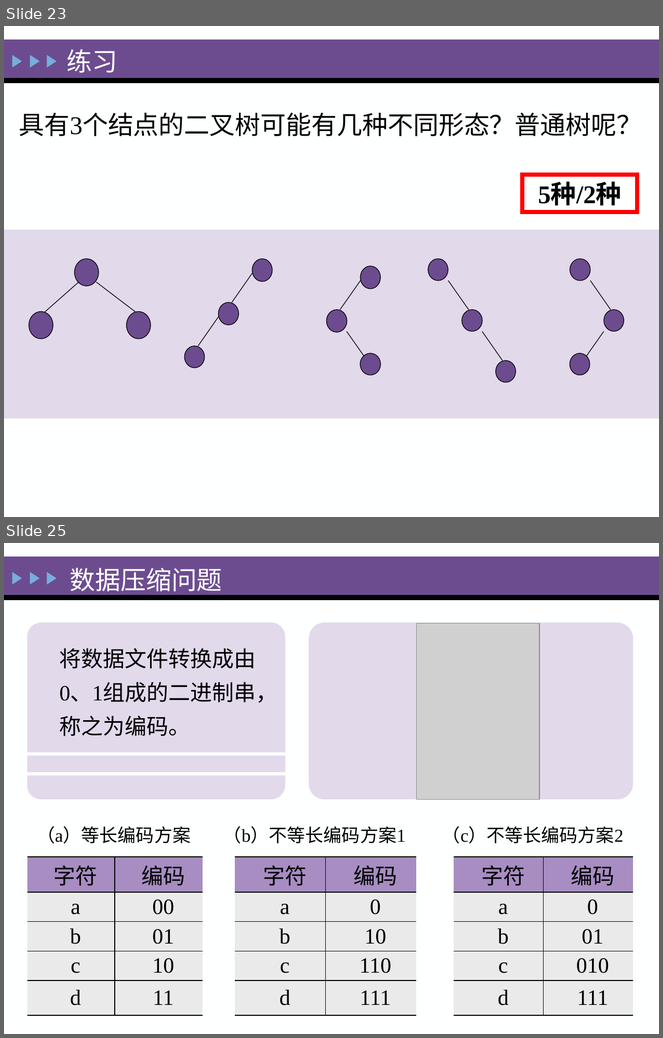
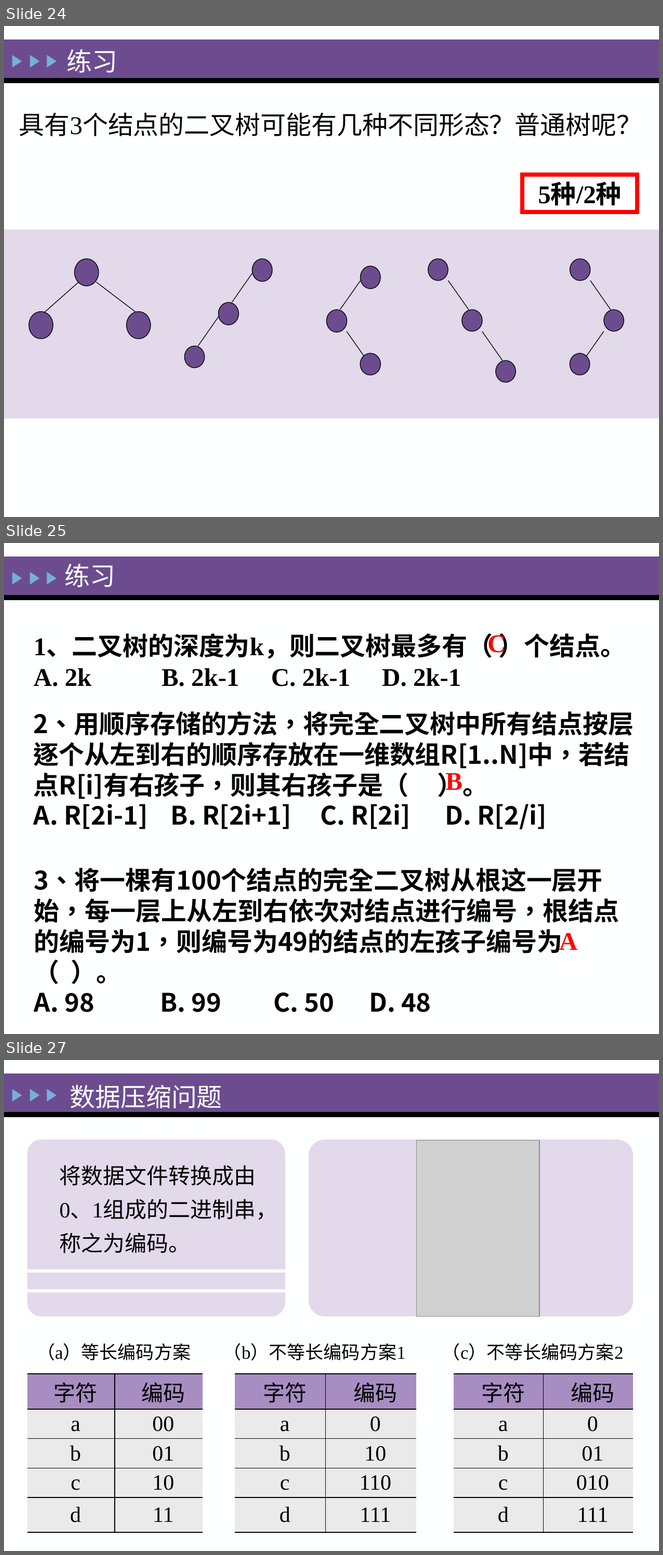
Before and after one commit to zeemeil/zeemeil.github.io, a slide deck: files/2025_1_DS/0402_DS_Tree.pptx. Shown one above the other, each under a label of ours: slides 23 and 25 before the commit, slides 24, 25 and 27 after it; the slides between them are not shown. The pictures are 663x1038 and 663x1555 pixels, drawn with LibreOffice and Linux fonts; fonts in the diff are those of the drawing; grey boxes stand for pictures. Boxes give left, top, right and bottom in pixels: in the first picture for what was removed or moved away, otherwise in the second. Text is boxed around its words. In the diff, an @@ line names an element or a change of style, - is before the commit and + after.

```diff
--- a/files/2025_1_DS/0402_DS_Tree.pptx
+++ b/files/2025_1_DS/0402_DS_Tree.pptx
@@ slide 25 added at (4, 543, 659, 1034), background #FEFFFF; not listed: 5 template elements that a slide beside it also shows @@
@@ text added at (64, 563, 115, 587), 28 pt, text #FEFFFF @@
+练习
@@ text added at (34, 633, 626, 687), 28 pt, text #000000, bold @@
+1、二叉树的深度为k，则二叉树最多有（ ）个结点。
+A. 2k B. 2k-1 C. 2k-1 D. 2k-1
@@ text added at (488, 633, 506, 657), 28 pt, text #FF0000, bold @@
+C
@@ text added at (34, 711, 634, 830), 28 pt, text #000000, bold @@
+2、用顺序存储的方法，将完全二叉树中所有结点按层逐个从左到右的顺序存放在一维数组R[1..N]中，若结点R[i]有右孩子，则其右孩子是（ ）。
+A. R[2i-1] B. R[2i+1] C. R[2i] D. R[2/i]
@@ text added at (445, 773, 463, 790), 28 pt, text #FF0000, bold @@
+B
@@ text added at (34, 868, 619, 1013), 28 pt, text #000000, bold @@
+3、将一棵有100个结点的完全二叉树从根这一层开始，每一层上从左到右依次对结点进行编号，根结点的编号为1，则编号为49的结点的左孩子编号为（ ）。
+A. 98 B. 99 C. 50 D. 48
@@ text added at (559, 933, 578, 950), 28 pt, text #FF0000, bold @@
+A
@@ what was slide 23 is now slide 24 @@
@@ what was slide 25 is now slide 27 @@
```
Also in this commit, not shown: 13 slides changed, 41 other slides added, 3 slides removed, 15 other files.
